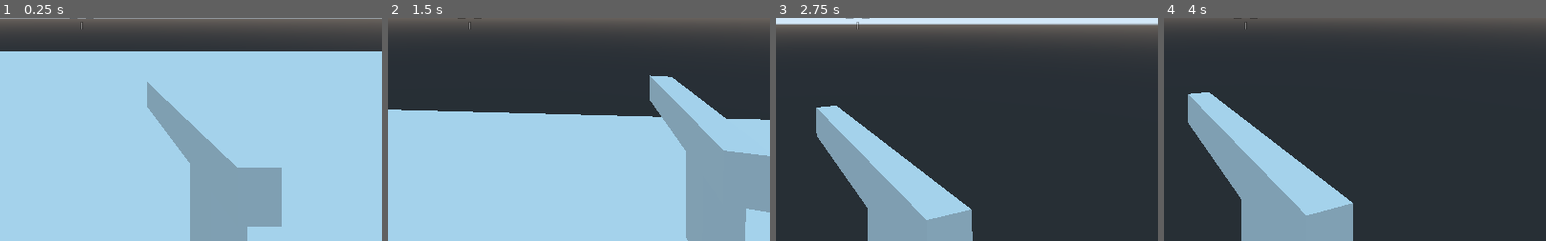
Above: before the commit, frames 1-4 (left to right).
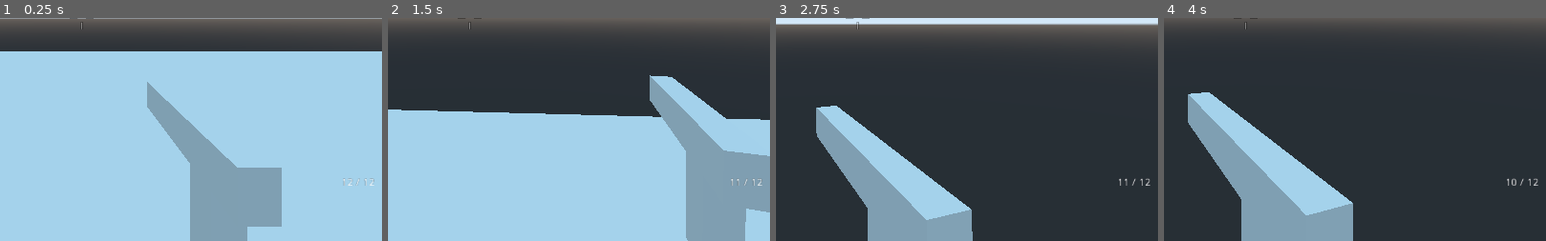
Above: after the commit, the same moments.

Repository: jsalisi/Unstable
Game: Godot game, scene res://Level.tscn
Two runs of this game, one before a commit and one after it. Both use one fixed random seed, a clock stepped at 60 frames per second and the inputs below.
Inputs (mouse positions are % of the whole screen's width and height, from its top left):
- Up to frame 1 (0.25 s): no input
- Up to frame 2 (1.5 s): move the mouse to (55, 50) at 0.52 s; hold Z 0.53-1.28 s; hold W from 0.53 s (still down); click (55, 50) at 0.67 s; tap Space at 0.77 s; move the mouse to (45, 50) at 1.27 s; tap Q at 1.35 s
- Up to frame 3 (2.75 s): keep holding W; tap Space at 1.52 s; move the mouse to (52, 48) at 2.02 s; hold Shift from 2.03 s (still down)
- Up to frame 4 (4 s): keep holding W; move the mouse to (49, 52) at 2.77 s; release Shift at 2.78 s; tap Ctrl at 2.85 s; click (49, 52) at 2.92 s; tap Space at 3.02, 3.77 s; move the mouse to (57, 51) at 3.52 s; hold F from 3.53 s (still down)
The pictures show only the part of the screen within x 39-89%, y 50-100%; the shares and areas given below are measured in that part.

The runs differ from the first frame. In frame 1, less than 0.1% of the frame differs, in the area x 89-98%, y 71-76%; in frame 2, less than 0.1%; in frame 3, less than 0.1%; in frame 4, 0.1%.

Commit message:
Added Ammo Counter UI
Basic Text Ammo Counter. Updates current ammo and for when reloading event is active

Diff:
--- a/Level.tscn
+++ b/Level.tscn
@@ -59,3 +59,23 @@
 
 [node name="Player" parent="." instance=ExtResource( 1 )]
 transform = Transform( 1, 0, 0, 0, 1, 0, 0, 0, 1, -11.0516, 2, 0 )
+
+[node name="UI" type="Control" parent="."]
+anchor_right = 1.0
+anchor_bottom = 1.0
+__meta__ = {
+"_edit_use_anchors_": false
+}
+
+[node name="Label" type="Label" parent="UI"]
+anchor_left = 1.0
+anchor_top = 1.0
+anchor_right = 1.0
+anchor_bottom = 1.0
+margin_left = -165.0
+margin_top = -85.0
+text = "Ammo:
+12/12"
+__meta__ = {
+"_edit_use_anchors_": false
+}
--- a/player/abilities/shoot/ShootingRayCast.gd
+++ b/player/abilities/shoot/ShootingRayCast.gd
@@ -11,10 +11,12 @@
 export (Resource) var shell_impact_sound
 
 var weapon_sway = 8.0
-var max_ammo = 12
+export var max_ammo = 12
 var shooting_echo = true
 
-var current_ammo = max_ammo
+var current_ammo = 0
+
+onready var ammo_label = $"/root/Level/UI/Label"
 
 var mouse_relative_x = 0
 var mouse_relative_y = 0
@@ -27,6 +29,7 @@
 var can_shoot = true
 
 func _ready():
+	current_ammo = max_ammo
 	$Shoulder/Hand/Nozzle/ShootLight.hide()
 	hand_position = $Shoulder/Hand.translation
 	player = get_tree().get_root().find_node("Player", true, false)
@@ -123,6 +126,12 @@
 	yield(get_tree().create_timer(60), "timeout")
 	impact_instance.queue_free()
 
+func _process(delta):
+	if not $ReloadTween.is_active():
+		ammo_label.set_text("%d / %d" % [current_ammo, max_ammo])
+	else:
+		ammo_label.set_text("RELOADING...")
+
 func _physics_process(delta):
 	# Weapon sway:
 	$Shoulder.rotation_degrees.x = lerp($Shoulder.rotation_degrees.x, mouse_relative_y / 4, weapon_sway * delta)
